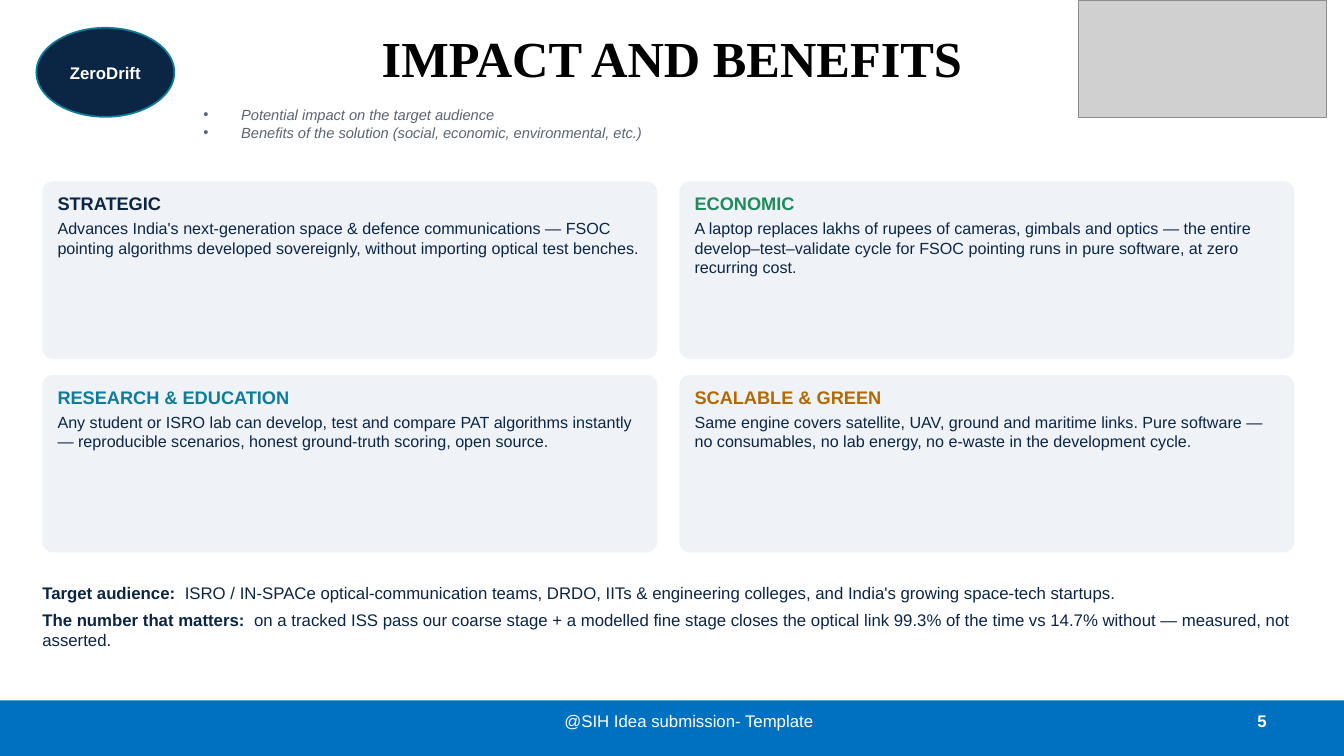
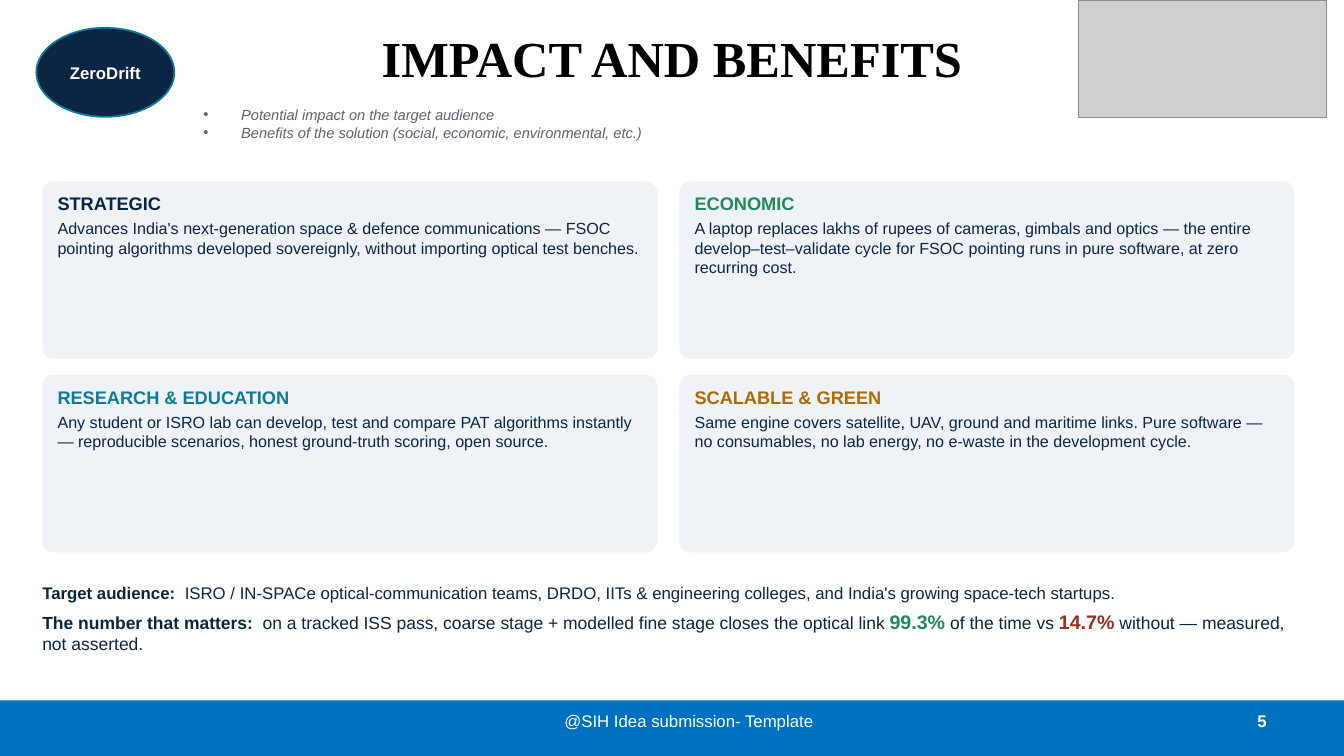
Before and after one commit to pranshukesavmishra/SIH2026, a slide deck: slide 5 of docs/submission/ZeroDrift_SIH26169.pptx. Drawn at 1344x756 pixels with LibreOffice and Linux fonts; fonts in the diff are those of the drawing; grey boxes stand for pictures. Boxes give left, top, right and bottom in pixels: in the first picture for what was removed or moved away, otherwise in the second. Text is boxed around its words. In the diff, an @@ line names an element or a change of style, - is before the commit and + after.

```diff
--- a/docs/submission/ZeroDrift_SIH26169.pptx
+++ b/docs/submission/ZeroDrift_SIH26169.pptx
@@ text at box(42, 615, 1285, 650): text changed; size 12 to 12.5 pt @@
-The number that matters: on a tracked ISS pass our coarse stage + a modelled fine stage closes the optical link 99.3% of the time vs 14.7% without — measured, not asserted.
+The number that matters: on a tracked ISS pass, coarse stage + modelled fine stage closes the optical link 99.3% of the time vs 14.7% without — measured, not asserted.
```
Also in this commit, not shown: 4 other slides changed, 1 other file.
